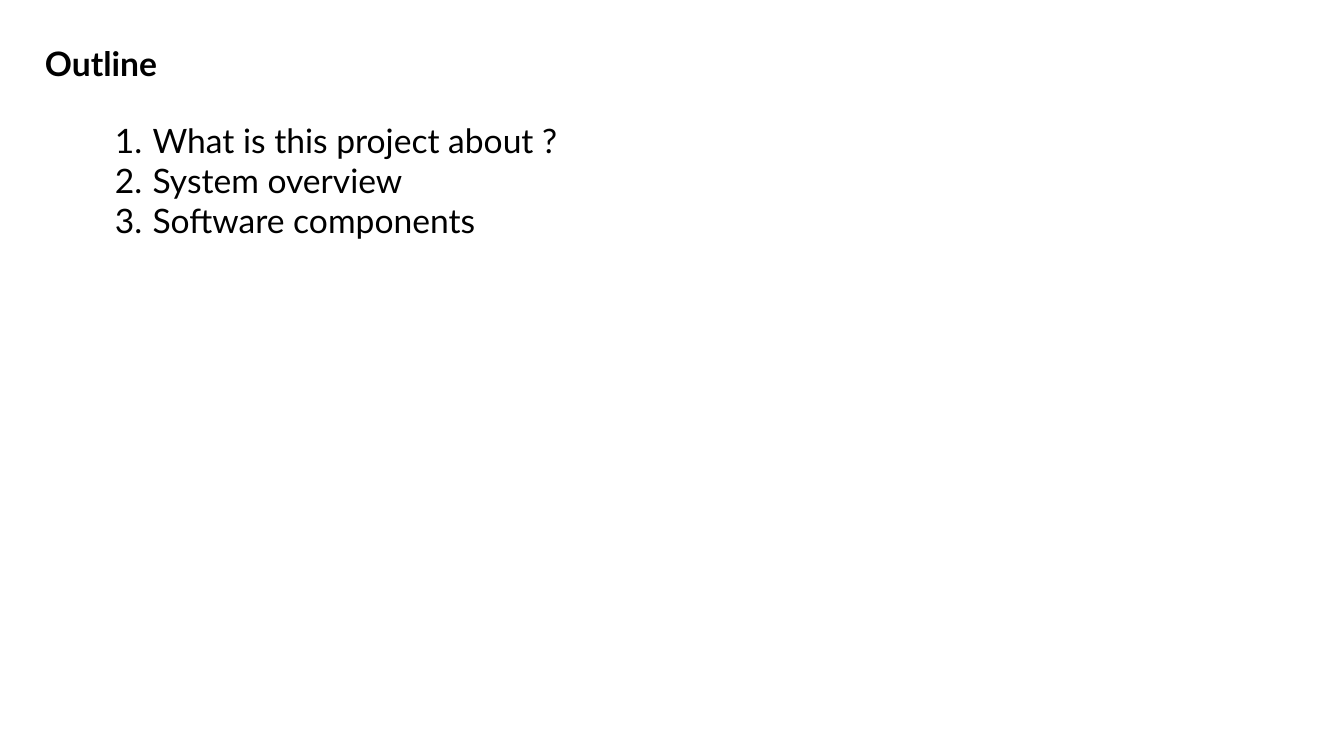
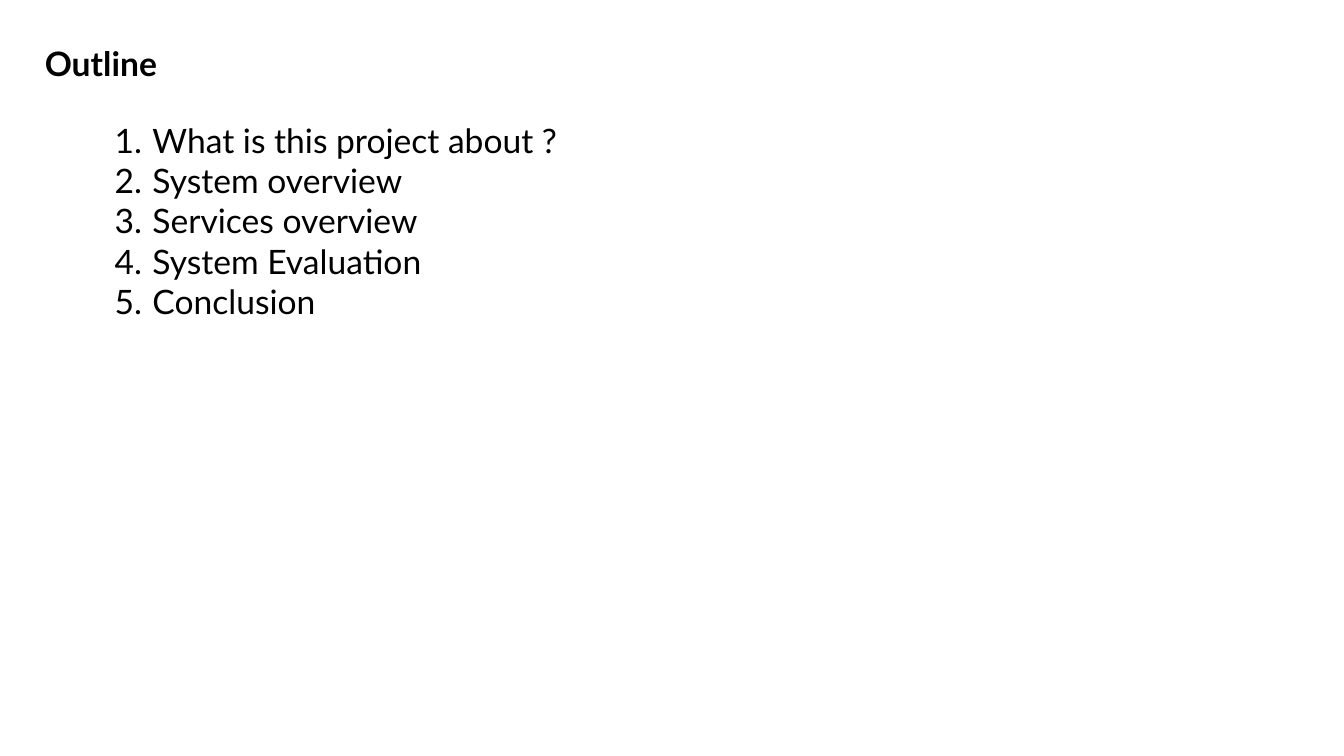
Before and after one commit to truongvanhuy2000/Video-Streaming, a slide deck: slide 2 of Docs/Overview.pptx. Drawn at 1344x756 pixels with LibreOffice and Linux fonts; fonts in the diff are those of the drawing. Boxes give left, top, right and bottom in pixels: in the first picture for what was removed or moved away, otherwise in the second. Text is boxed around its words. In the diff, an @@ line names an element or a change of style, - is before the commit and + after.

```diff
--- a/Docs/Overview.pptx
+++ b/Docs/Overview.pptx
@@ text at (152,208,421,315): text changed @@
-3. Software components
+3. Services overview
+4. System Evaluation
+5. Conclusion
```
Also in this commit, not shown: 9 other slides changed.
